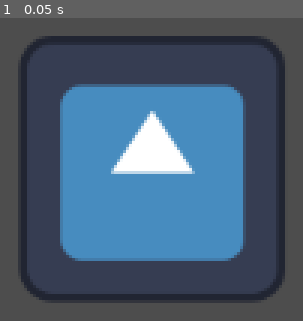
Above: before the commit, frame 1.
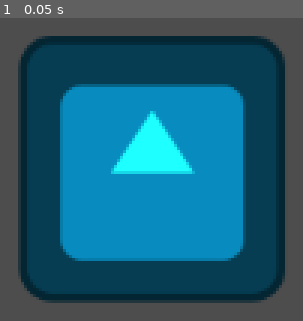
Above: after the commit, the same moment.

Repository: bezark/my-cool-project
Game: Godot game, scene res://icon.tscn
Same seed, same stepped clock (60 frames per second), same inputs: the game is played once before the commit and once after it. The engine's default icon, where the game draws it, is replaced by a stand-in: a white triangle on a blue panel in a dark square.
Inputs:
- Up to frame 1 (0.05 s): no input

The runs differ from the first frame. In frame 1, 75% of the frame differs, in the area x 6-95%, y 5-94%.

Commit message:
change color

Diff:
--- a/lab2demo/icon.tscn
+++ b/lab2demo/icon.tscn
@@ -3,5 +3,6 @@
 [ext_resource type="Texture2D" uid="uid://d1wmsrmt0s6wa" path="res://icon.svg" id="1_b4oc8"]
 
 [node name="Icon" type="Sprite2D"]
+modulate = Color(0.117647, 1, 1, 1)
 position = Vector2(575, 250)
 texture = ExtResource("1_b4oc8")
